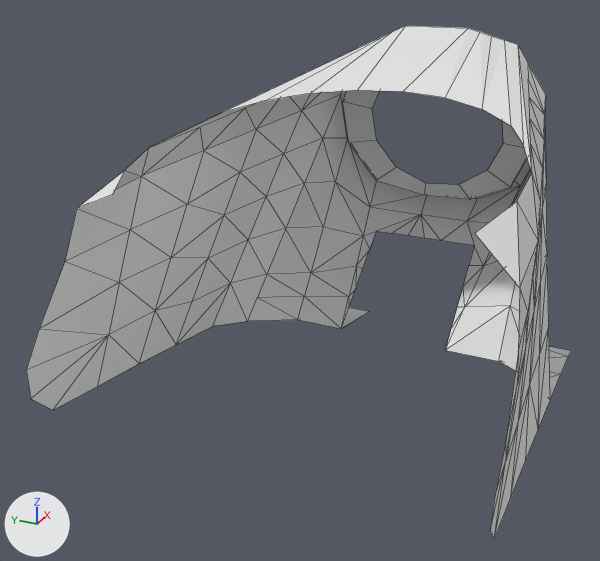
The Blender file Antigravity.blend as it was, and as the next commit left it.
The view is the same before and after, from a camera (50 mm lens) standing at (-0.044, -0.164, 0.504) and looking at (0.388, 0.031, 0.288). Every picture has the same lights, and +X, +Y and +Z are marked at lower left. The older version comes first. Mesh edges are drawn as thin lines.
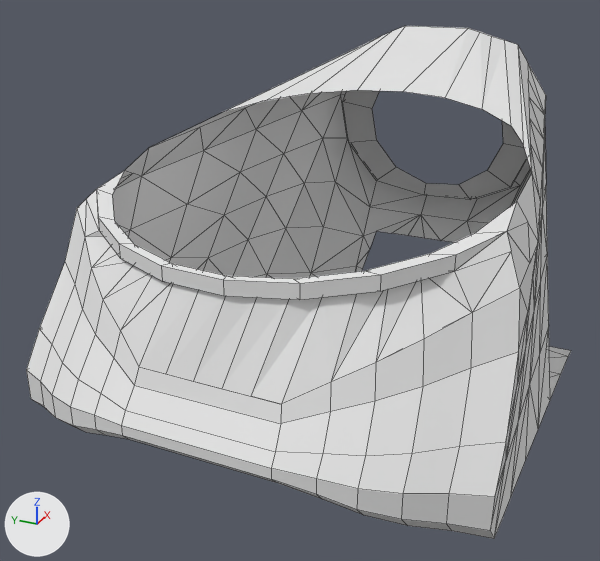
Where the change shows, as pixel boxes [x1, y1, x2, y2] in the pictures (600 x 561 px; the box of a moved part takes in the faces that stretch with it):
part 1 of me_circle_001, built on: before [77, 170, 538, 291]; after [26, 170, 538, 539]
part 2 of me_circle_001, moved or reshaped: [218, 26, 405, 115] in both
part 3 of me_circle_001, recoloured (white to light grey): [343, 90, 527, 200] in both

The change, as a list of edits to the scene's bpy script:
```text
Add mat_black_isolator:
    mat_black_isolator = principled_material('Black Isolator')
    mat_black_isolator.base_color = (0.616, 0.616, 0.616)  # light grey #cecece
Add mat_white_body:
    mat_white_body = principled_material('White Body')
    mat_white_body.base_color = (0.8, 0.8, 0.8)  # white #e7e7e7
Change me_circle_001:
    used by ob_circle; location = (0.575, 0.0, 0.3468); rotation_euler = (5.654, -1.301, -2.509), in degrees (324, -75, -144); scale = (0.0527, 0.0527, 0.0527)
    verts and faces of me_circle_001; kept vertices keep their numbers, new ones are numbered from 203
    before: 72 (1.12, -0.93, 0.26) at pixel (391, 32), 76 (0.97, -1.1, 0.3) at pixel (380, 38), 78 (0.87, -1.26, 0.28) at pixel (369, 42)
    remove me_circle_001.from_pydata(...)  # 203 vertices, 245 faces, 12 loose edges; spans x -3.58..1.92, y -2.36..2.84, z -6.51..0.3
    add me_circle_001.from_pydata(...)  # 301 vertices, 370 faces, 2 loose edges; spans x -3.58..1.97, y -2.36..2.84, z -7.02..0.31
    me_circle_001 part 1
    8 faces are deleted
    8 loose edges are deleted
    99 vertices are added at x -0.76..1.97, y -2.33..2.15, z -7.02..-4.39
    133 new faces join them, mat_white_body (white #e7e7e7)
    me_circle_001 part 2
    add verts[72] = (1.13, -0.93, 0.26)  # moved, pixel (391, 31)
    add verts[78] = (0.88, -1.26, 0.28)  # moved, pixel (369, 42)
    add verts[76] = (0.99, -1.1, 0.31)  # moved, pixel (380, 36)
    me_circle_001 part 3: 12 faces spanning x -1.22..1.32, y -1.48..1.41, z -0.03..0.04 switch from no material to mat_black_isolator (light grey #cecece)
    other edits to the shape of me_circle_001 do not show in these pictures
    add me_circle_001.materials.append(mat_white_body)  # white #e7e7e7
```
